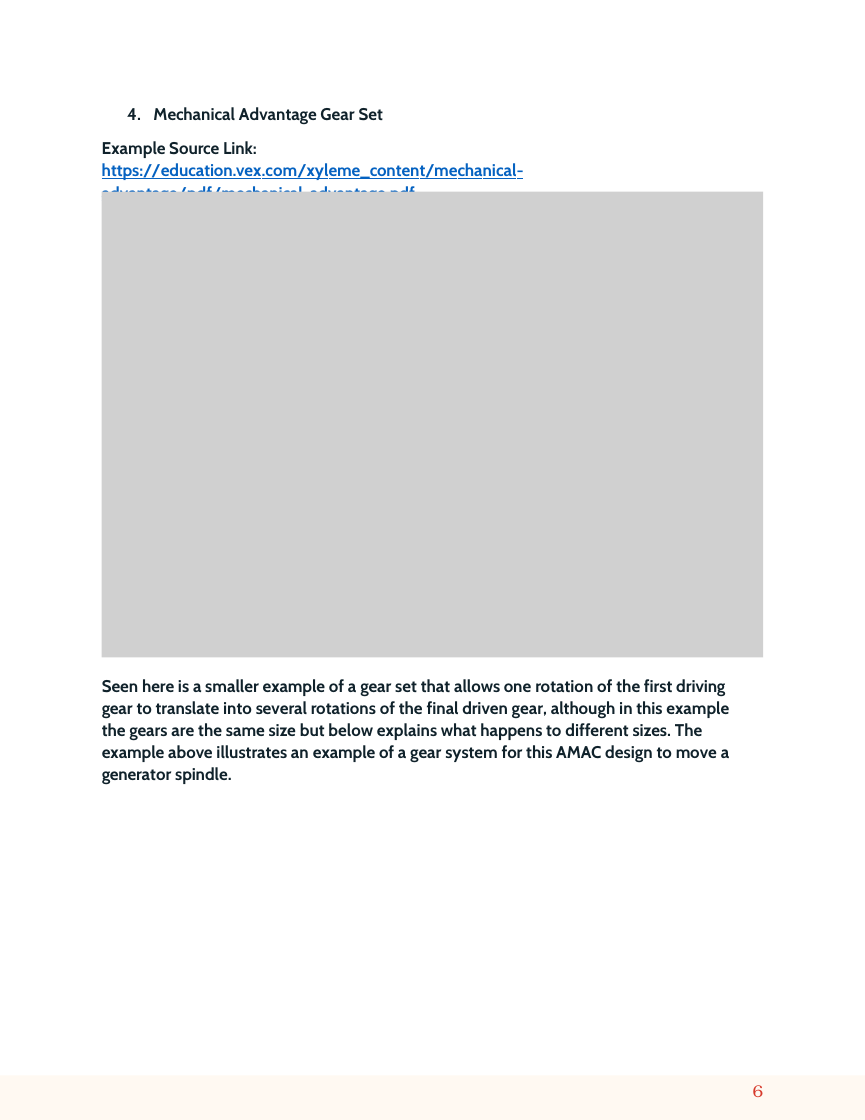
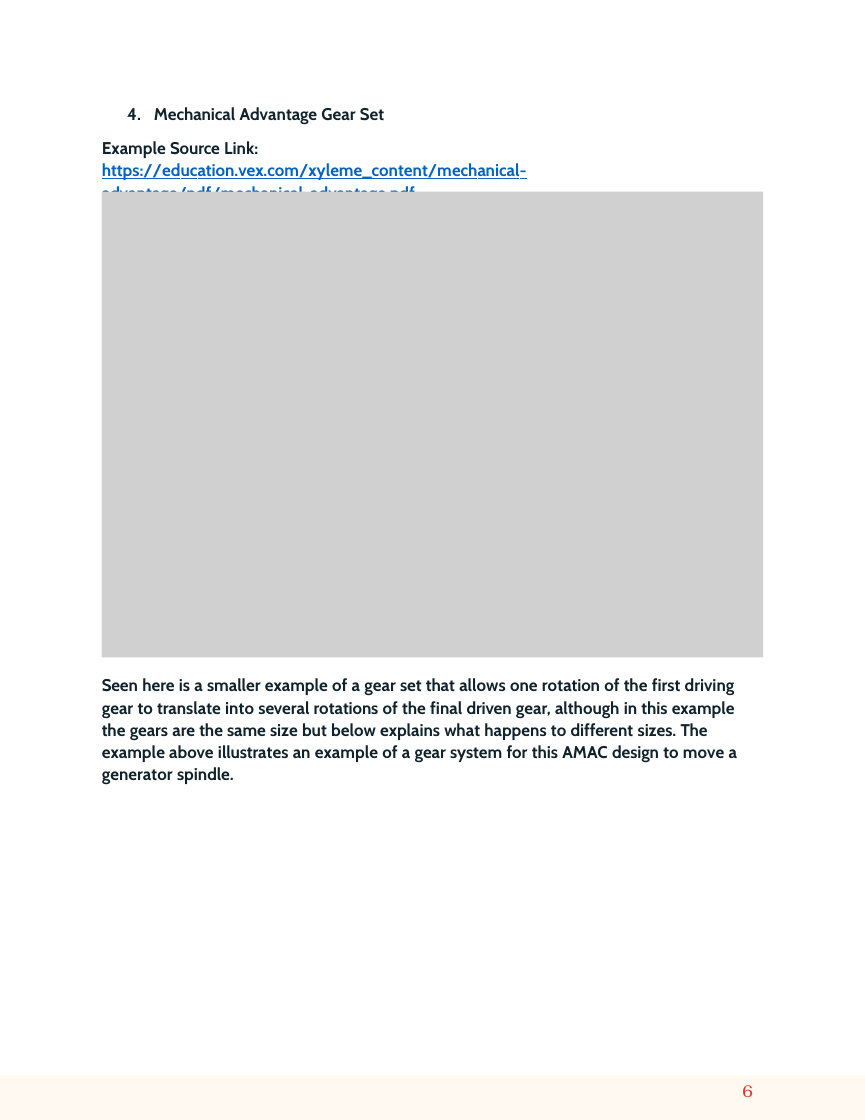
Before and after one commit to AMACMachine/Free-Energy, a slide deck: slide 6 of AMAC White Paper September 2nd 2023.pptx. Drawn at 865x1120 pixels with LibreOffice and Linux fonts; fonts in the diff are those of the drawing; grey boxes stand for pictures. Boxes give left, top, right and bottom in pixels: in the first picture for what was removed or moved away, otherwise in the second. Text is boxed around its words. In the diff, an @@ line names an element or a change of style, - is before the commit and + after.

```diff
--- a/AMAC White Paper September 2nd 2023.pptx
+++ b/AMAC White Paper September 2nd 2023.pptx
@@ text "4. Mechanical Advantage Gear Set" at (x1=102, y1=107, x2=527, y2=192): letter spacing -0.1 to 0 pt in "4. Mechanical Advantage", "Example Link: https://education.vex.com/xyleme_content/mecha ..."; letter spacing -0.1 to -0.2 pt in "Mechanical", "Link: https://education.vex.com/xyleme_content/mechanical- a ..."; letter spacing 0 to -0.2 pt in "Mechanical Advantage", "https://education.vex.com/xyleme_content/mechanical-"; letter spacing -0.2 to -0.1 pt in "Mechanical Advantage", "https://education.vex.com/xyleme_content/mechanical- advanta ..."; text colour #0562C1 to #0462C1, letter spacing -0.1 to 0.1 pt, letter spacing 0 to -0.1 pt, letter spacing 0 to 0.1 pt in "https://education.vex.com/xyleme_content/mechanical- advanta ..."; letter spacing -0.2 to 0 pt in "https://education.vex.com/xyleme_content/mechanical-"; letter spacing -0.3 to -0.1 pt in "advantage/pdf/mechanical-advantage.pdf" @@
@@ text "Seen here is a smaller ..." at (x1=102, y1=678, x2=737, y2=785): letter spacing 0 to -0.1 pt in "here smaller set that the first driving ..."; letter spacing -0.1 to 0 pt in "smaller example of set that of first ..."; letter spacing -0.2 to 0 pt in "smaller"; letter spacing -0.1 to -0.2 pt in "gear allows one rotation driving gear translate ..."; letter spacing -0.2 to -0.1 pt in "that driving translate into several rotations although ..."; letter spacing -0.1 to 0.1 pt in "allows rotation although example example"; letter spacing 0 to 0.1 pt in "into generator"; letter spacing -0.3 to -0.1 pt in "gear, spindle."; letter spacing 0 to -0.2 pt in "above"; letter spacing -0.2 to 0.1 pt in "illustrates" @@
@@ freeform shape at (x1=0, y1=1075, x2=865, y2=1119): outline redrawn @@
@@ page number at (x1=742, y1=1085, x2=753, y2=1097): text colour #D73A2C to #D7392C, letter spacing -0.1 to 0 pt; indent changed @@
```
Also in this commit, not shown: 15 other slides changed, 3 slides added, 2 slides removed, 1 other file.
